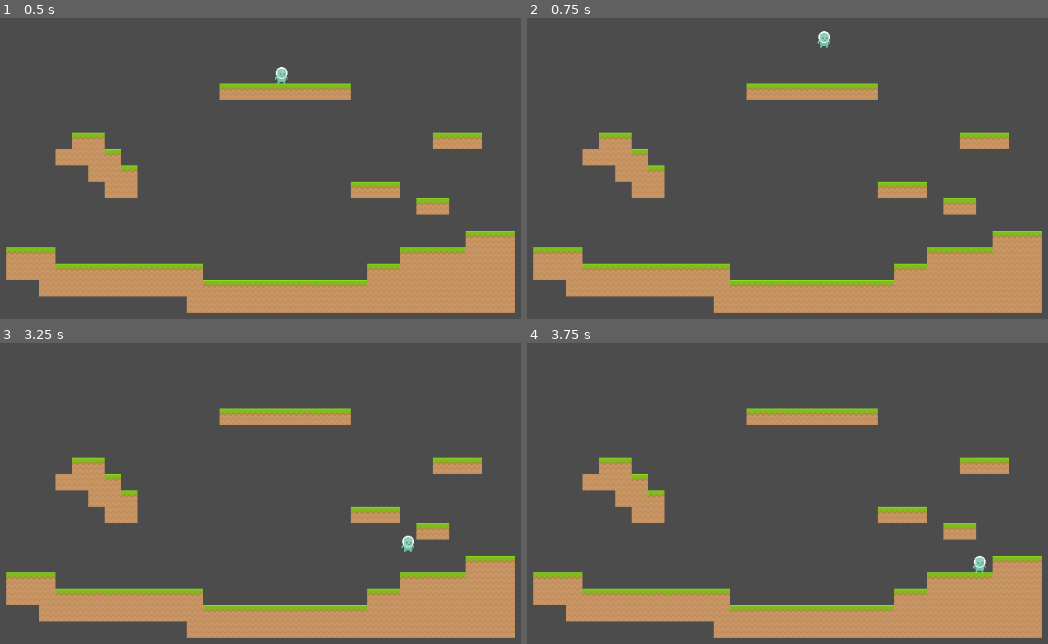
Above: before the commit, frames 1-4 (two rows, left to right).
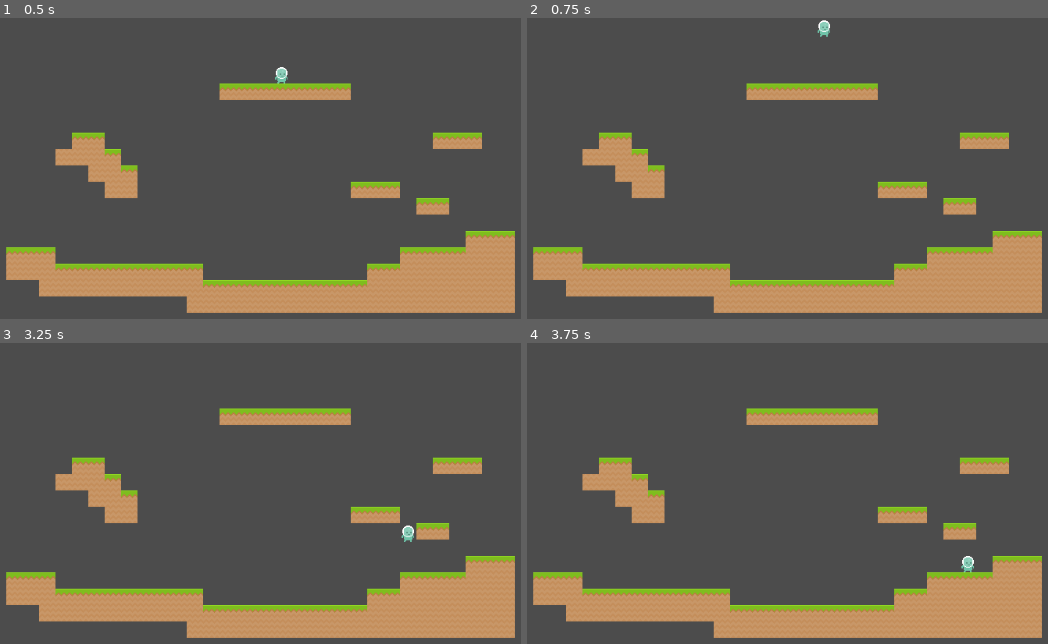
Above: after the commit, the same moments.

Repository: ItsSeaJay/montblanc-platinum
Game: Godot game, scene res://Main.tscn
Same seed, same stepped clock (60 frames per second), same inputs: the game is played once before the commit and once after it.
Inputs:
- Up to frame 1 (0.5 s): no input
- Up to frame 2 (0.75 s): tap Enter (ui_accept) at 0.5 s; hold Right (ui_right) from 0.53 s (still down)
- Up to frame 3 (3.25 s): tap Enter (ui_accept) at 0.77, 1.52, 2.75, 3.02 s; release Right (ui_right) at 2.03 s; hold Left (ui_left) 2.03-2.78 s; hold Right (ui_right) from 2.78 s (still down)
- Up to frame 4 (3.75 s): keep holding Right (ui_right)

Frame 1 is identical in both runs. In frame 2, 0.2% of the frame differs, in the area x 55-59%, y 0-10%; in frame 3, 0.2%; in frame 4, 0.2%, in the area x 83-89%, y 70-77%.

Commit message:
I need to hug my girlfriend

Diff:
--- a/player/JumpCancelState.gd
+++ b/player/JumpCancelState.gd
@@ -1,7 +1,7 @@
 extends State
 
-export(int) var jump_height = 4
-export(int) var jump_distance = 4
+export(int) var jump_height = 8
+export(int) var jump_distance = 8
 export(int) var move_speed = 128
 export(int) var acceleration = 2048
 export(int) var friction = 2048
